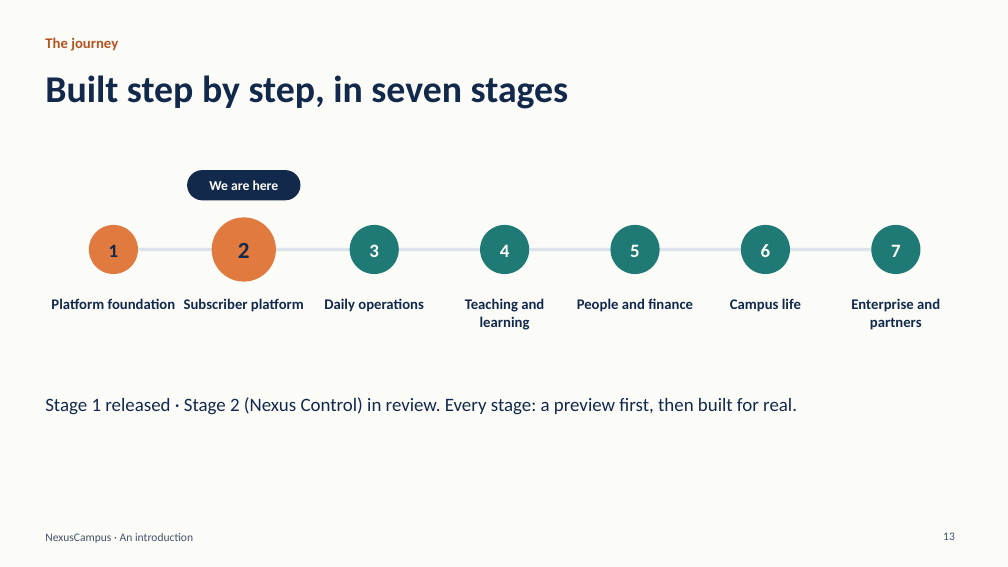
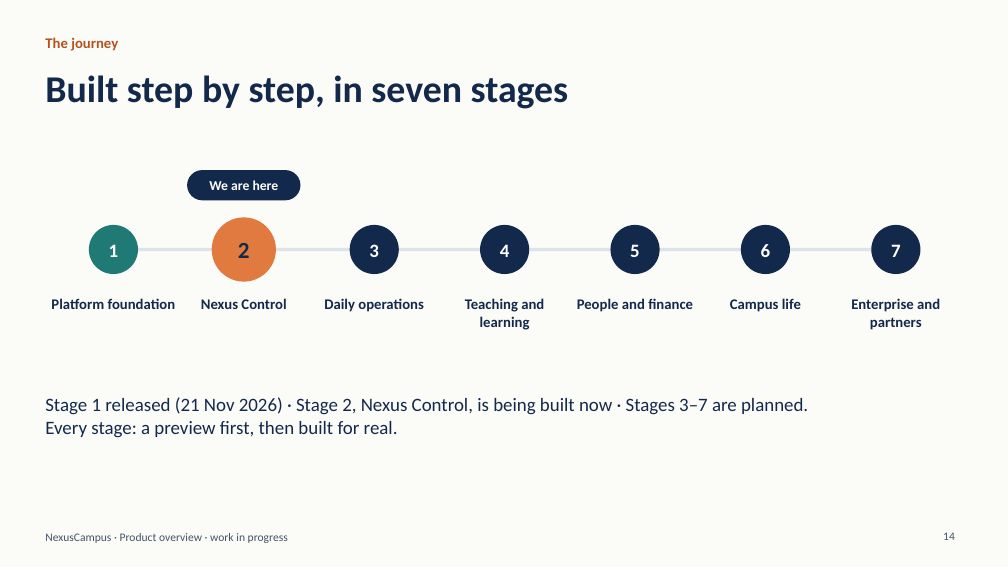
Before and after one commit to kathiravan348/NexusCampus-AI, a slide deck: slide 14 of docs/presentation/NexusCampus-Introduction.pptx (slide 13 before the commit). Drawn at 1008x567 pixels with LibreOffice and Linux fonts; fonts in the diff are those of the drawing. Boxes give left, top, right and bottom in pixels: in the first picture for what was removed or moved away, otherwise in the second. Text is boxed around its words. In the diff, an @@ line names an element or a change of style, - is before the commit and + after.

```diff
--- a/docs/presentation/NexusCampus-Introduction.pptx
+++ b/docs/presentation/NexusCampus-Introduction.pptx
@@ ellipse "1" at box(89, 225, 138, 274): text colour #13294B to #FFFFFF; fill #E07A3F to #1F7A75 @@
@@ text colour #FBFBF8 to #FFFFFF; fill #1F7A75 to #13294B in 5 elements at box(349, 225, 399, 274), box(480, 225, 529, 274), box(610, 225, 659, 274), box(741, 225, 790, 274), box(872, 225, 921, 274) @@
@@ text at box(201, 298, 286, 309): text changed @@
-Subscriber platform
+Nexus Control
@@ text at box(45, 397, 808, 438): text changed @@
-Stage 1 released · Stage 2 (Nexus Control) in review. Every stage: a preview first, then built for real.
+Stage 1 released (21 Nov 2026) · Stage 2, Nexus Control, is being built now · Stages 3–7 are planned. Every stage: a preview first, then built for real.
@@ text at box(45, 533, 288, 543): text changed @@
-NexusCampus · An introduction
+NexusCampus · Product overview · work in progress
@@ page number at box(943, 532, 955, 540): text changed @@
-13
+14
```
Also in this commit, not shown: 13 other slides changed, 11 slides added, 2 other files.
